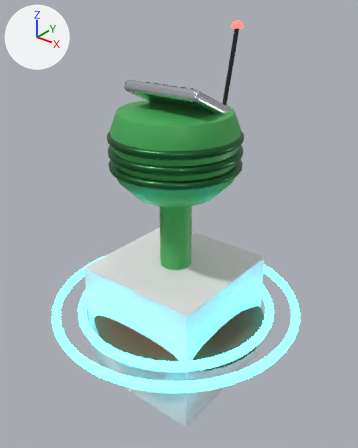
A saved change to the FBX model art/export/fbx/MoleTrap.fbx.
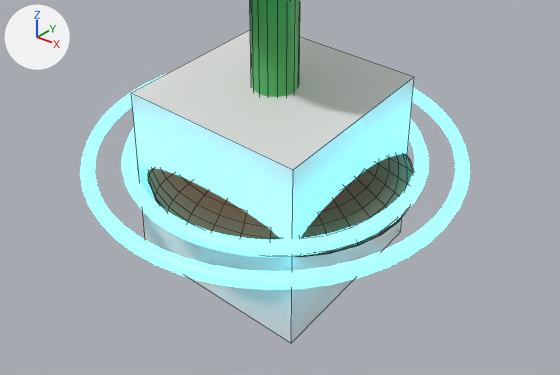
Old and new are each drawn whole from a camera (50 mm lens) standing at (2.11, -2.6, 2.45) and looking at (0.07, -0.05, 0.87) and again close up on the part from 0% to 100% of the width and 46% to 100% of the height. The lights are fixed; the arrows at upper left show +X, +Y and +Z. The older version's two pictures come first. The close-ups show mesh edges as thin lines. Where no turn or scale is listed for an object, it has been applied to the vertices.

The scene before the commit, as lines of its bpy script (objects in view):
```python
me_body__green_001 = bpy.data.meshes.new('Body__Green.001')
me_body__green_001.from_pydata(...)  # 163 vertices, 193 faces; spans x -0.45..0.45, y -0.45..0.45, z 0.0..1.7
me_body__green_001.materials.append(mat_green)  # green #48b25c
me_origin__pivot_017 = bpy.data.meshes.new('Origin__Pivot.017')
me_origin__pivot_017.from_pydata(...)  # a box spanning x -0.5..0.5, y -0.5..0.5, z -0.5..0.5
me_wave0__neoncyan_pulse_2 = bpy.data.meshes.new('Wave0__NeonCyan@pulse_2')
me_wave0__neoncyan_pulse_2.from_pydata(...)  # a torus around z (ring radius 0.75, tube radius 0.03) spanning x -0.79..0.79, y -0.79..0.79, z -0.04..0.04
me_wave0__neoncyan_pulse_2.materials.append(mat_neoncyan)  # cyan #46e8ff, glowing cyan #46e8ff
ob_body__green_002 = bpy.data.objects.new('Body__Green.002', me_body__green_001)
ob_body__green_002.location = (0.0, 0.0, 0.0)
ob_origin__pivot_017 = bpy.data.objects.new('Origin__Pivot.017', me_origin__pivot_017)
ob_origin__pivot_017.location = (0.0, 0.0, 0.0)
ob_wave0__neoncyan_pulse_2 = bpy.data.objects.new('Wave0__NeonCyan@pulse_2', me_wave0__neoncyan_pulse_2)
ob_wave0__neoncyan_pulse_2.location = (0.0, 0.0, 0.12)
# also in view: 'Body__Soil.006' at (-0.01, 0.0, 0.12); 'Wave1__NeonCyan@pulse_3' at (0.0, 0.0, 0.13)
```
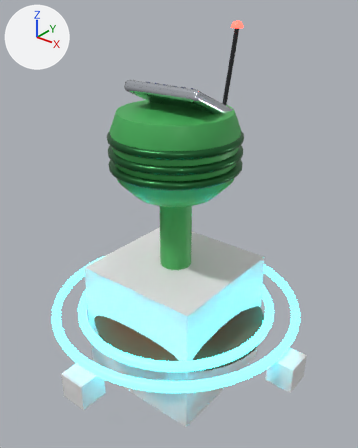
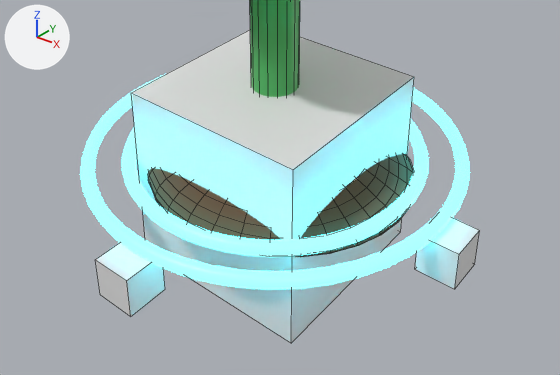
What differs and where, as boxes (x1, y1, x2, y2) in the close-ups (560 x 375 px):
'Origin__AxisZ', added: after (96, 243, 165, 316)
'Origin__AxisX', added: after (415, 218, 480, 289)

Patch to the scene script:
```diff
--- a/art/export/fbx/MoleTrap.fbx.py
+++ b/art/export/fbx/MoleTrap.fbx.py
@@ me_origin__axisz @@
+me_origin__axisz.from_pydata(...)  # a box spanning x -0.1..0.1, y -0.1..0.1, z -0.1..0.1
@@ ob_origin__axisz @@
+ob_origin__axisz = bpy.data.objects.new('Origin__AxisZ', me_origin__axisz)
+ob_origin__axisz.location = (0.0, -1.0, 0.0)
@@ ob_origin__axisx @@
+ob_origin__axisx = bpy.data.objects.new('Origin__AxisX', me_origin__axisz.copy())
+ob_origin__axisx.location = (1.0, 0.0, 0.0)
```
